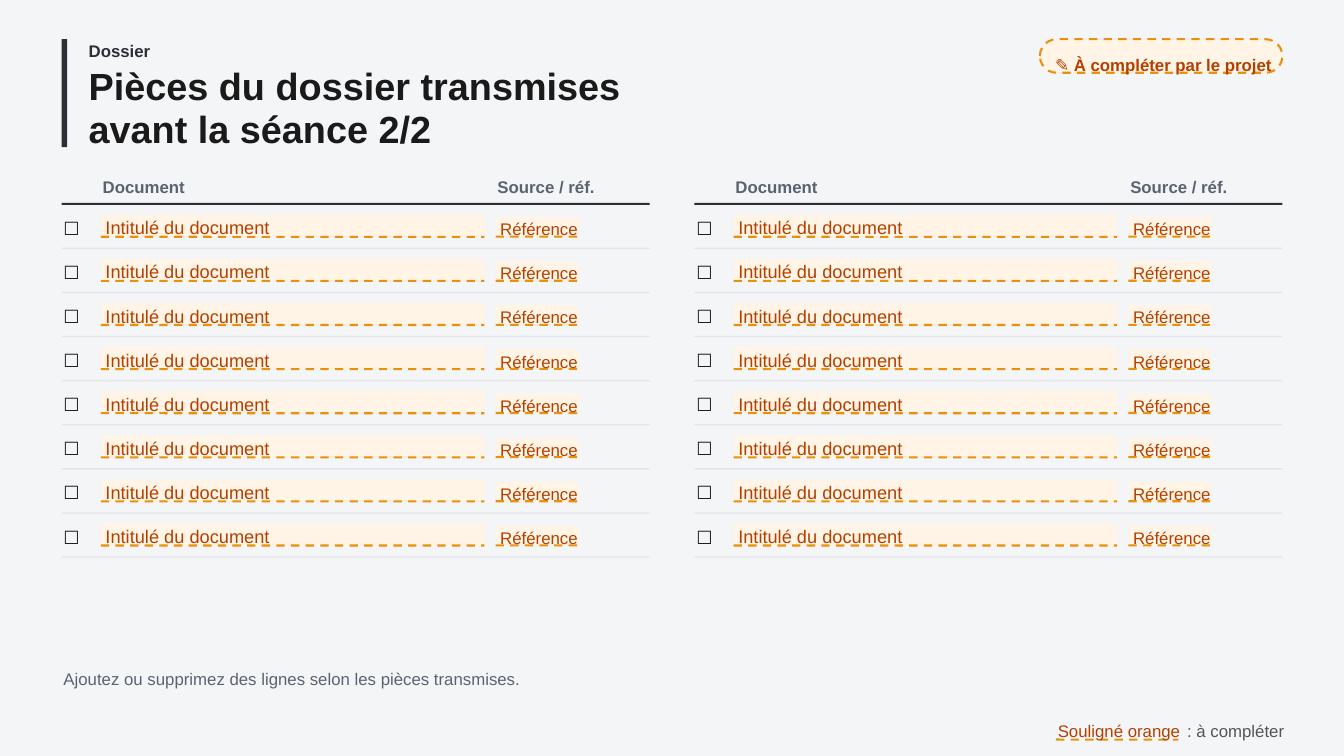
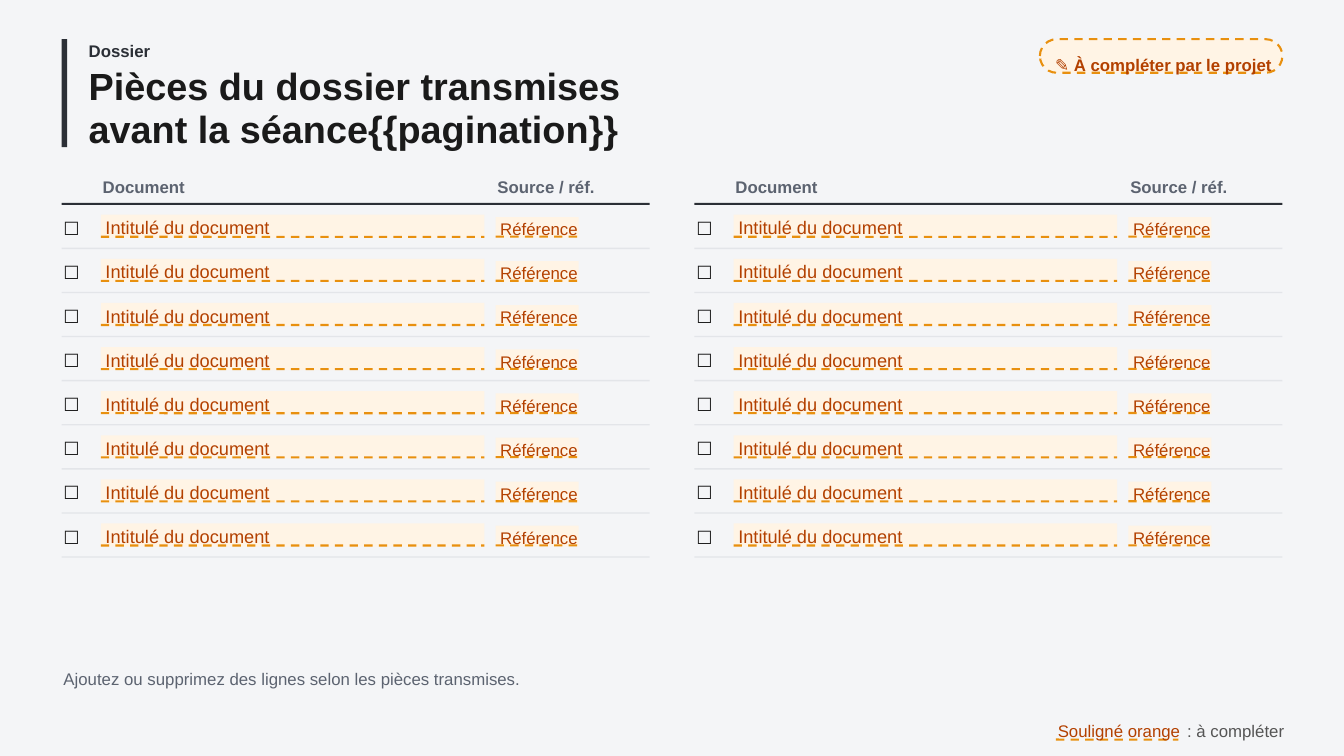
Before and after one commit to betagouv/mon-service-securise, a slide deck: slide 6 of src/vuesPowerpoint/supportCommissionHomologation.pptx. Drawn at 1344x756 pixels with LibreOffice and Linux fonts; fonts in the diff are those of the drawing. Boxes give left, top, right and bottom in pixels: in the first picture for what was removed or moved away, otherwise in the second. Text is boxed around its words. In the diff, an @@ line names an element or a change of style, - is before the commit and + after.

Commit message:
[PPTX] Ajoute une page de pièces à compléter quand les pages sont pleines
Quand le nombre de lignes est un multiple de 16, le projet n'aurait plus de
place pour ajouter des pièces : une page entièrement à compléter est ajoutée et
comptée dans la numérotation.

```diff
--- a/src/vuesPowerpoint/supportCommissionHomologation.pptx
+++ b/src/vuesPowerpoint/supportCommissionHomologation.pptx
@@ text at (x1=89, y1=72, x2=621, y2=150): text changed @@
-Pièces du dossier transmises avant la séance 2/2
+Pièces du dossier transmises avant la séance{{pagination}}
```
Also in this commit, not shown: 2 other files.
